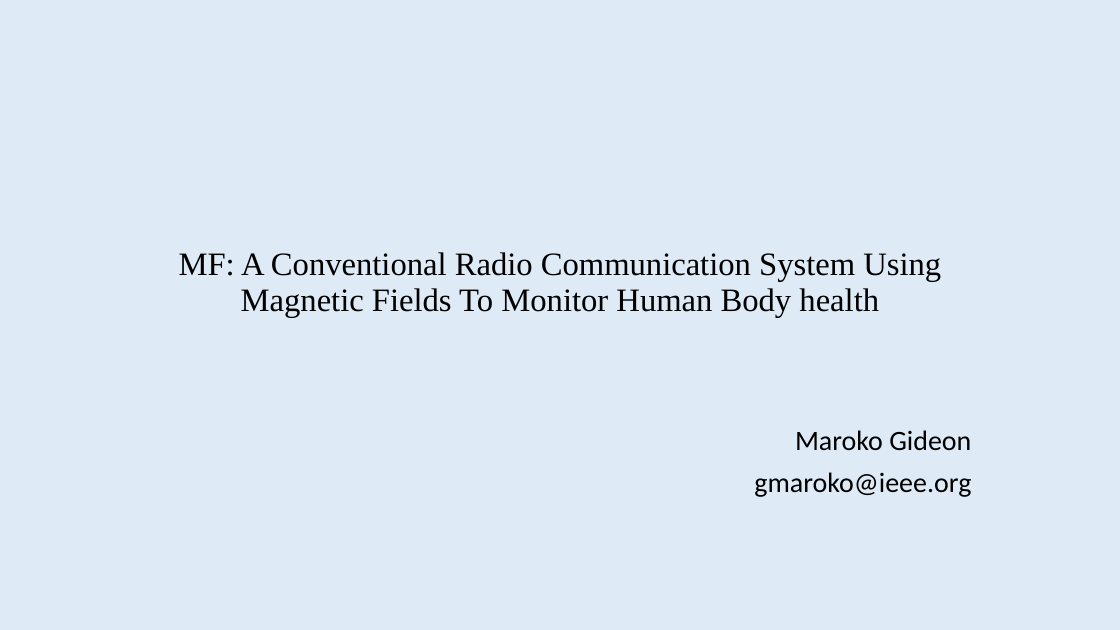
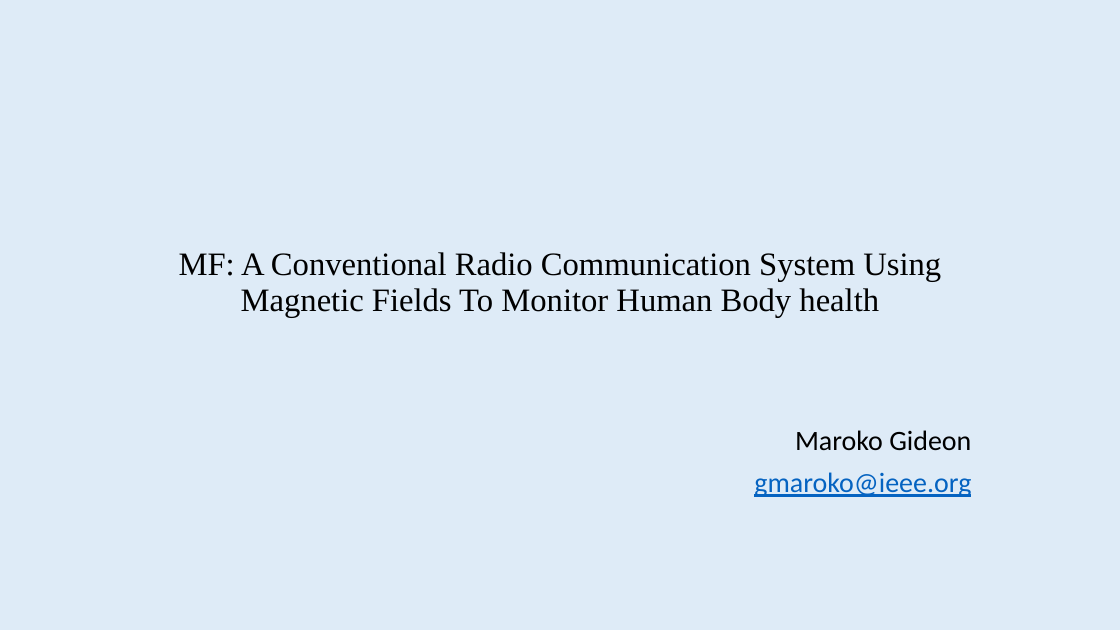
Before and after one commit to gmaroko/IEEE-Kenya-Section-Symposium-2018, a slide deck: slide 1 of MF.pptx. Drawn at 1120x630 pixels with LibreOffice and Linux fonts; fonts in the diff are those of the drawing. Boxes give left, top, right and bottom in pixels: in the first picture for what was removed or moved away, otherwise in the second. Text is boxed around its words. In the diff, an @@ line names an element or a change of style, - is before the commit and + after.

```diff
--- a/MF.pptx
+++ b/MF.pptx
@@ subtitle at (754, 472, 971, 497): text colour #000000 to #0563C1, underline on in "gmaroko@ieee.org" @@
```
Also in this commit, not shown: 1 other slide changed.
